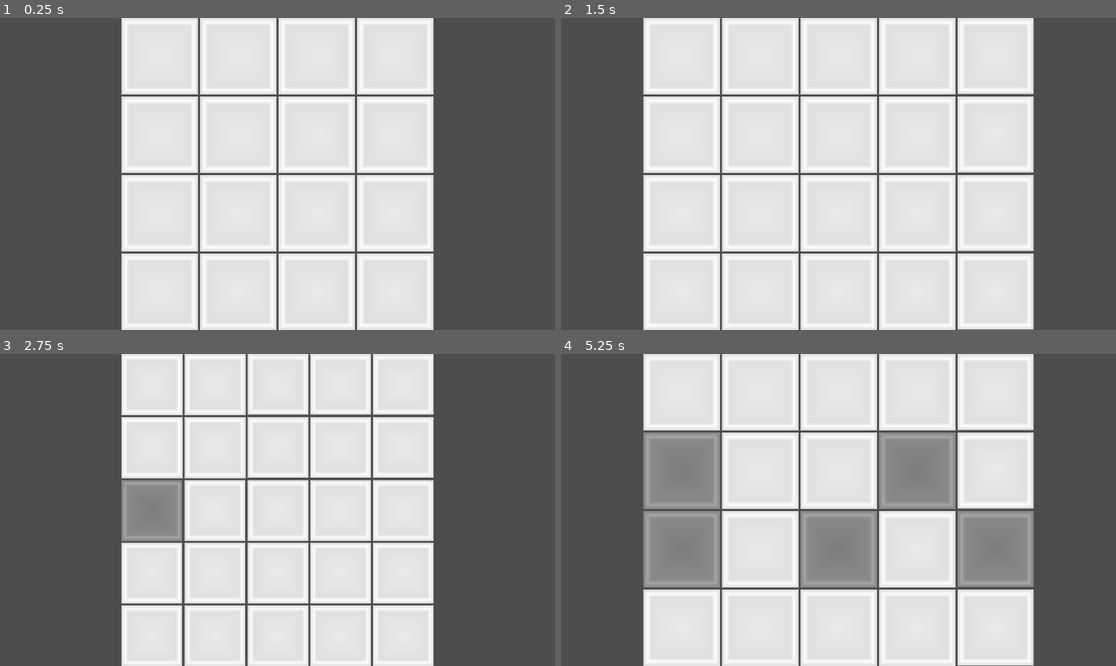
Above: before the commit, frames 1-4 (two rows, left to right).
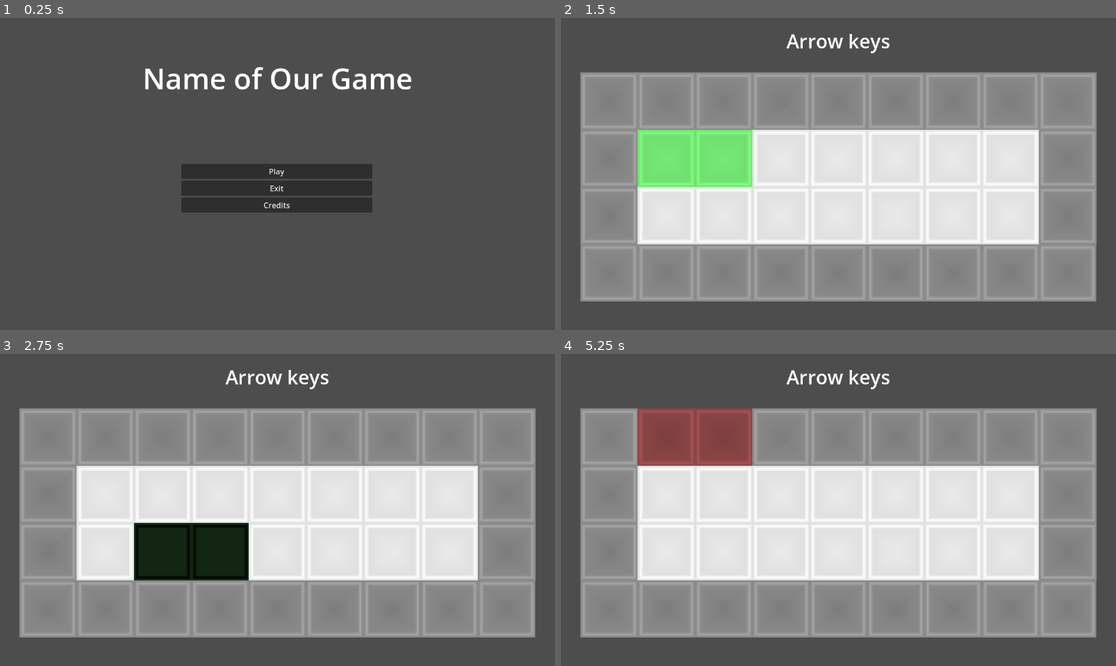
Above: after the commit, the same moments.

Repository: robotabc773/Brackeys2024.1
Game: Godot game, scene res://scenes/main_menu.tscn
Two runs of this game, one before a commit and one after it. Both use one fixed random seed, a clock stepped at 60 frames per second and the inputs below. Before the commit the project starts from res://scenes/editor.tscn.
Inputs (mouse positions are in pixels of both pictures, inside the frame that each line leads up to):
- Up to frame 1 (0.25 s): no input
- Up to frame 2 (1.5 s): click (838, 170) at 0.5 s, where only the run after the commit has a clickable "Play"; tap Enter at 1.25 s; move the mouse to (838, 174) at 1.27 s; hold D from 1.28 s (still down); tap C at 1.35 s; click (838, 174) at 1.42 s
- Up to frame 3 (2.75 s): tap Space at 2 s; move the mouse to (166, 525) at 2.02 s; release D at 2.03 s; hold S from 2.03 s (still down); tap R at 2.1 s; click (166, 525) at 2.17 s
- Up to frame 4 (5.25 s): tap Enter at 2.75, 4.25 s; move the mouse to (894, 441) at 2.77 s; release S at 2.78 s; hold D 2.78-3.53 s; tap C at 2.85, 4.35 s; click (894, 441) at 2.92 s; tap Space at 3.5, 5 s; move the mouse to (810, 572) at 3.52 s; hold W 3.53-4.28 s; tap R at 3.6, 5.1 s; click (810, 572) at 3.67 s; move the mouse to (1005, 556) at 4.27 s; hold A from 4.28 s (still down); click (1005, 556) at 4.42 s; move the mouse to (672, 463) at 5.02 s; click (672, 463) at 5.17 s

The runs differ from the first frame. In frame 1, 54% of the frame differs, in the area x 21-79%, y 0-100%; in frame 2, 66%; in frame 3, 69%; in frame 4, 73%, in the area x 3-97%, y 0-100%.

Commit message:
levels

Diff:
--- /dev/null
+++ b/objects/stamp_select_button.tscn
@@ -0,0 +1,8 @@
+[gd_scene load_steps=2 format=3 uid="uid://bjm0llcm0qydo"]
+
+[ext_resource type="Texture2D" uid="uid://cnifrbx451wlc" path="res://sprites/tile_dark.tres" id="1_4me24"]
+
+[node name="StampSelectButton" type="TextureRect"]
+size_flags_vertical = 3
+texture = ExtResource("1_4me24")
+stretch_mode = 5
--- a/project.godot
+++ b/project.godot
@@ -11,7 +11,7 @@
 [application]
 
 config/name="Doors"
-run/main_scene="res://scenes/editor.tscn"
+run/main_scene="res://scenes/main_menu.tscn"
 config/features=PackedStringArray("4.2", "Forward Plus")
 config/icon="res://icon.svg"
 
--- a/scripts/level_loader.gd
+++ b/scripts/level_loader.gd
@@ -3,17 +3,45 @@
 const tool_stamp = preload("res://scripts/tools/tool_stamp.gd")
 var stamp_dot : Tool = tool_stamp.new([Vector2i(0, 0)])
 var stamp_pair : Tool = tool_stamp.new([Vector2i(0, 0), Vector2i(1, 0)])
+var stamp_three : Tool = tool_stamp.new([Vector2i(-1, 0), Vector2i(0, 0), Vector2i(1, 0)])
+var stamp_long_distance : Tool = tool_stamp.new([Vector2i(0, 0), Vector2i(3, 1)])
+var stamp_corners : Tool = tool_stamp.new([Vector2i(0, 0), Vector2i(1, 1)])
+var stamp_short_distance : Tool = tool_stamp.new([Vector2i(0, 0), Vector2i(2, 1)])
+var stamp_L : Tool = tool_stamp.new([Vector2i(0, 0), Vector2i(0, 1), Vector2i(1, 0), Vector2i(2, 0)])
+var stamp_I : Tool = tool_stamp.new([Vector2i(0, 0), Vector2i(1, 0), Vector2i(2, 0), Vector2i(3, 0)])
 var stamp_T : Tool = tool_stamp.new([Vector2i(0, 0), Vector2i(-1, 0), Vector2i(1, 0), Vector2i(0, 1)])
+var stamp_S : Tool = tool_stamp.new([Vector2i(0, 0), Vector2i(-1, 0), Vector2i(0, 1), Vector2i(1, 1)])
 var stamp_J : Tool = tool_stamp.new([Vector2i(0, 0), Vector2i(-2, 0), Vector2i(-1, 0), Vector2i(0, 1)])
+var stamp_corner : Tool = tool_stamp.new([Vector2i(0, 0), Vector2i(0, 1), Vector2i(1, 0)])
+var stamp_empty_1 : Tool = tool_stamp.new([Vector2i(-1, -1), Vector2i(-1, 0), Vector2i(-1, 1), Vector2i(-1, 2), Vector2i(0, -1), Vector2i(0, 0), Vector2i(0, 1), Vector2i(0, 2), Vector2i(1, -1), Vector2i(1, 0), Vector2i(1, 1), Vector2i(1, 2), Vector2i(2, 0), Vector2i(2, 1), Vector2i(2, 2)])
+var stamp_empty_2 : Tool = tool_stamp.new([Vector2i(-1, -1), Vector2i(-1, 0), Vector2i(-1, 1), Vector2i(-1, 2), Vector2i(0, -1), Vector2i(0, 0), Vector2i(0, 1), Vector2i(0, 2), Vector2i(1, -1), Vector2i(1, 1), Vector2i(1, 2), Vector2i(2, -1), Vector2i(2, 0), Vector2i(2, 1), Vector2i(2, 2)])
+var stamp_empty_3 : Tool = tool_stamp.new([Vector2i(-1, -1), Vector2i(-1, 0), Vector2i(-1, 1), Vector2i(-1, 2), Vector2i(0, -1), Vector2i(0, 0), Vector2i(0, 1), Vector2i(0, 2), Vector2i(1, -1), Vector2i(1, 0), Vector2i(1, 1), Vector2i(1, 2), Vector2i(2, -1), Vector2i(2, 0), Vector2i(2, 2)])
+var stamp_empty_4 : Tool = tool_stamp.new([Vector2i(-1, -1), Vector2i(-1, 0), Vector2i(-1, 1), Vector2i(-1, 2), Vector2i(0, -1), Vector2i(0, 0), Vector2i(0, 1), Vector2i(0, 2), Vector2i(1, -1), Vector2i(1, 0), Vector2i(1, 1), Vector2i(1, 2), Vector2i(2, -1), Vector2i(2, 1), Vector2i(2, 2)])
+var stamp_morse : Tool = tool_stamp.new([Vector2i(0, 0), Vector2i(2, 0), Vector2i(3, 0)])
 
 var levels : Array[Level] = [
 	#Level.new("", [], Grid.from_json('')),
-	Level.new("Left-click to stamp", [stamp_dot], Grid.from_json('{"num_cols":3,"num_rows":3,"states":[2,2,2,2,0,2,2,2,2]}')),
-	Level.new("Fill it all in!", [stamp_dot], Grid.from_json('{"num_cols":4,"num_rows":3,"states":[2,2,2,2,2,0,0,2,2,2,2,2]}')),
-	Level.new("Arrow keys to rotate", [stamp_pair], Grid.from_json('{"num_cols":9,"num_rows":4,"states":[2,2,2,2,2,2,2,2,2,2,0,0,0,0,0,0,0,2,2,0,0,0,0,0,0,0,2,2,2,2,2,2,2,2,2,2]}')),
-	Level.new("Right-click to undo, R to restart", [stamp_pair], Grid.from_json('{"num_cols":8,"num_rows":6,"states":[2,2,2,2,2,2,2,2,2,0,0,0,0,0,0,2,2,2,0,0,2,0,2,2,2,0,2,0,0,0,0,2,2,0,0,0,0,0,0,2,2,2,2,2,2,2,2,2]}')),
-	Level.new("Stamping flips tiles", [stamp_pair], Grid.from_json('{"num_cols":6,"num_rows":6,"states":[2,2,2,2,2,2,2,0,0,0,0,2,2,2,0,2,0,2,2,0,0,0,0,2,2,2,0,2,0,2,2,2,2,2,2,2]}')),
-	Level.new("Multiple stamps!", [stamp_T, stamp_J], Grid.from_json('{"num_cols":4,"num_rows":4,"states":[0,0,0,0,2,0,2,0,2,0,0,0,0,0,0,2]}')),
+	Level.new("Left Click", [stamp_dot], Grid.from_json('{"num_cols":3,"num_rows":3,"states":[2,2,2,2,0,2,2,2,2]}')),
+	#Level.new("Fill it", [stamp_dot], Grid.from_json('{"num_cols":4,"num_rows":3,"states":[2,2,2,2,2,0,0,2,2,2,2,2]}')),
+	Level.new("Arrow keys", [stamp_pair], Grid.from_json('{"num_cols":9,"num_rows":4,"states":[2,2,2,2,2,2,2,2,2,2,0,0,0,0,0,0,0,2,2,0,0,0,0,0,0,0,2,2,2,2,2,2,2,2,2,2]}')),
+	Level.new("Right Click Undo, R Restart", [stamp_pair], Grid.from_json('{"num_cols":8,"num_rows":6,"states":[2,2,2,2,2,2,2,2,2,0,0,0,0,0,0,2,2,2,0,0,2,0,2,2,2,0,2,0,0,0,0,2,2,0,0,0,0,0,0,2,2,2,2,2,2,2,2,2]}')),
+	Level.new("Flipping", [stamp_pair], Grid.from_json('{"num_cols":6,"num_rows":6,"states":[2,2,2,2,2,2,2,0,0,0,0,2,2,2,0,2,0,2,2,0,0,0,0,2,2,2,0,2,0,2,2,2,2,2,2,2]}')),
+	#Level.new("Multiple stamps!", [stamp_T, stamp_J], Grid.from_json('{"num_cols":4,"num_rows":4,"states":[0,0,0,0,2,0,2,0,2,0,0,0,0,0,0,2]}')),
+	Level.new("Rectangle", [stamp_three], Grid.from_json('{"num_cols":10,"num_rows":5,"states":[2,2,2,2,2,2,2,2,2,2,2,0,0,0,0,0,0,0,0,2,2,0,2,2,2,2,2,2,0,2,2,0,0,0,0,0,0,0,0,2,2,2,2,2,2,2,2,2,2,2]}')),
+	Level.new("Cancellation", [stamp_three, stamp_I], Grid.from_json('{"num_cols":9,"num_rows":5,"states":[2,2,2,2,2,2,2,2,2,2,0,0,0,0,0,0,0,2,2,0,2,2,2,2,2,0,2,2,0,0,0,0,0,0,0,2,2,2,2,2,2,2,2,2,2]}')),
+	Level.new("A=B", [stamp_pair, stamp_three], Grid.from_json('{"num_cols":9,"num_rows":12,"states":[2,2,2,2,2,2,2,2,2,2,0,0,0,2,0,0,0,2,2,0,2,0,2,0,2,0,2,2,0,2,0,2,0,0,0,2,2,0,2,0,2,0,2,0,2,2,0,2,0,0,0,2,0,2,2,0,2,0,2,0,2,0,2,2,0,2,0,0,0,2,0,2,2,0,0,0,2,0,2,0,2,2,0,2,0,2,0,2,0,2,2,0,2,0,2,0,0,0,2,2,2,2,2,2,2,2,2,2]}')),
+	Level.new("Long Distance", [stamp_long_distance, stamp_corners], Grid.from_json('{"num_cols":7,"num_rows":7,"states":[2,2,2,2,2,2,2,2,0,0,2,0,0,2,2,0,0,2,0,0,2,2,2,2,2,2,2,2,2,0,0,2,0,0,2,2,0,0,2,0,0,2,2,2,2,2,2,2,2]}')),
+	Level.new("Short Distance", [stamp_short_distance], Grid.from_json('{"num_cols":10,"num_rows":6,"states":[2,2,2,2,2,2,2,2,2,2,2,2,0,0,0,2,0,2,0,2,2,0,0,0,2,0,0,0,2,2,2,0,0,0,2,0,0,0,0,2,2,0,2,2,0,0,0,0,0,2,2,2,2,2,2,2,2,2,2,2]}')),
+	Level.new("Morse", [stamp_morse], Grid.from_json('{"num_cols":6,"num_rows":7,"states":[2,2,2,2,2,2,2,2,0,2,2,2,2,0,0,2,0,2,2,0,0,0,0,2,2,0,0,0,0,2,2,0,2,0,0,2,2,2,2,2,2,2]}')),
+	Level.new("2x2", [stamp_corner], Grid.from_json('{"num_cols":4,"num_rows":4,"states":[2,2,2,2,2,0,0,2,2,0,0,2,2,2,2,2]}')),
+	Level.new("L", [stamp_L], Grid.from_json('{"num_cols":6,"num_rows":6,"states":[2,2,2,2,2,2,2,0,0,0,0,2,2,0,0,0,0,2,2,0,0,0,0,2,2,0,0,0,0,2,2,2,2,2,2,2]}')),
+	Level.new("I", [stamp_I], Grid.from_json('{"num_cols":6,"num_rows":6,"states":[2,2,2,2,2,2,2,0,0,0,0,2,2,0,0,0,0,2,2,0,0,0,0,2,2,0,0,0,0,2,2,2,2,2,2,2]}')),
+	Level.new("T", [stamp_T], Grid.from_json('{"num_cols":6,"num_rows":6,"states":[2,2,2,2,2,2,2,0,0,0,0,2,2,0,0,0,0,2,2,0,0,0,0,2,2,0,0,0,0,2,2,2,2,2,2,2]}')),
+	Level.new("S", [stamp_S], Grid.from_json('{"num_cols":6,"num_rows":6,"states":[2,2,2,2,2,2,2,0,0,0,0,2,2,0,0,0,0,2,2,0,0,0,0,2,2,0,0,0,0,2,2,2,2,2,2,2]}')),
+	Level.new("Maze", [stamp_I, stamp_J, stamp_L], Grid.from_json('{"num_cols":12,"num_rows":9,"states":[2,2,2,2,2,2,2,2,2,2,2,2,2,0,0,0,0,0,0,2,0,0,0,2,2,0,2,2,2,2,0,2,0,2,0,2,2,0,2,0,0,0,0,2,0,2,0,2,2,0,2,0,2,2,2,2,0,2,0,2,2,0,2,0,0,0,0,0,0,2,0,2,2,0,2,2,2,2,2,2,2,2,0,2,2,0,0,0,0,0,0,0,0,0,0,2,2,2,2,2,2,2,2,2,2,2,2,2]}')),
+	Level.new("Tight", [stamp_T, stamp_J], Grid.from_json('{"num_cols":6,"num_rows":6,"states":[2,2,2,2,2,2,2,0,0,0,0,2,2,0,2,0,0,2,2,0,0,0,0,2,2,0,2,0,0,2,2,2,2,2,2,2]}')),
+	Level.new("J", [stamp_J], Grid.from_json('{"num_cols":10,"num_rows":10,"states":[2,2,2,2,2,2,2,2,2,2,2,0,0,0,2,0,0,0,0,2,2,0,2,0,2,2,0,0,0,2,2,0,0,0,0,0,0,0,0,2,2,2,2,0,2,0,2,0,0,2,2,0,0,0,0,0,0,0,0,2,2,0,2,0,0,0,0,0,2,2,2,0,0,0,0,2,0,0,0,2,2,0,0,0,0,0,0,0,0,2,2,2,2,2,2,2,2,2,2,2]}')),
+	Level.new("Empty", [stamp_empty_1, stamp_empty_2, stamp_empty_3, stamp_empty_4], Grid.from_json('{"num_cols":6,"num_rows":6,"states":[2,2,2,2,2,2,2,0,0,0,0,2,2,0,0,0,0,2,2,0,0,0,0,2,2,0,0,0,0,2,2,2,2,2,2,2]}')),
 ]
 
 var current_level : int
--- a/scripts/main_menu.gd
+++ b/scripts/main_menu.gd
@@ -6,7 +6,7 @@
 
 
 func _on_play_pressed():
-	get_tree().change_scene_to_file("res://scenes/test.tscn")
+	get_tree().change_scene_to_file("res://scenes/level.tscn")
 
 
 
--- /dev/null
+++ b/scripts/stamp_select.gd
@@ -0,0 +1,34 @@
+class_name StampSelect
+extends Control
+
+const _button_template = preload("res://objects/stamp_select_button.tscn")
+
+var _tool_buttons : Array[TextureRect]
+
+@onready var logic_grid : LogicGrid = %LogicGrid
+
+func set_tools(tools : Array[Tool]) -> void:
+	# Clear existing tool buttons
+	for button in _tool_buttons:
+		button.queue_free()
+	_tool_buttons.clear()
+
+	# Don't bother having buttons if there's only one tool
+	if tools.size() <= 1:
+		return
+
+	# Create new buttons
+	for tool in tools:
+		var button : TextureRect = _button_template.instantiate()
+		button.texture = tool.icon
+		button.gui_input.connect(_handle_button.bind(tool))
+
+		add_child(button)
+		_tool_buttons.append(button)
+
+func _handle_button(event : InputEvent, tool : Tool) -> void:
+	if not event is InputEventMouseButton:
+		return
+	var mouse_event : InputEventMouseButton = event
+	if mouse_event.pressed and mouse_event.button_index == MOUSE_BUTTON_LEFT:
+		logic_grid.current_tool = tool
